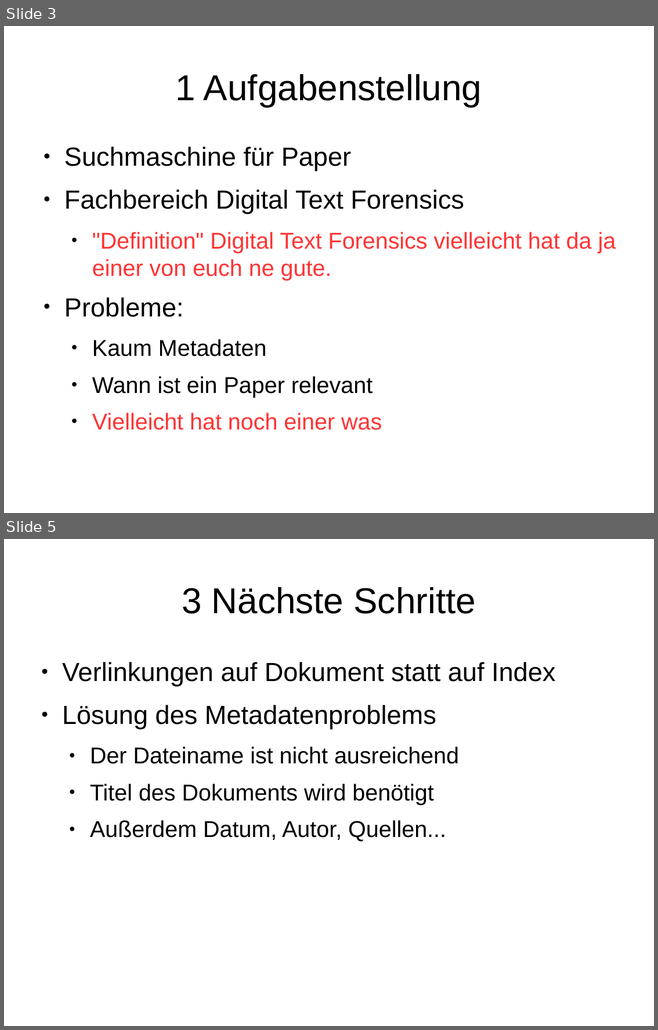
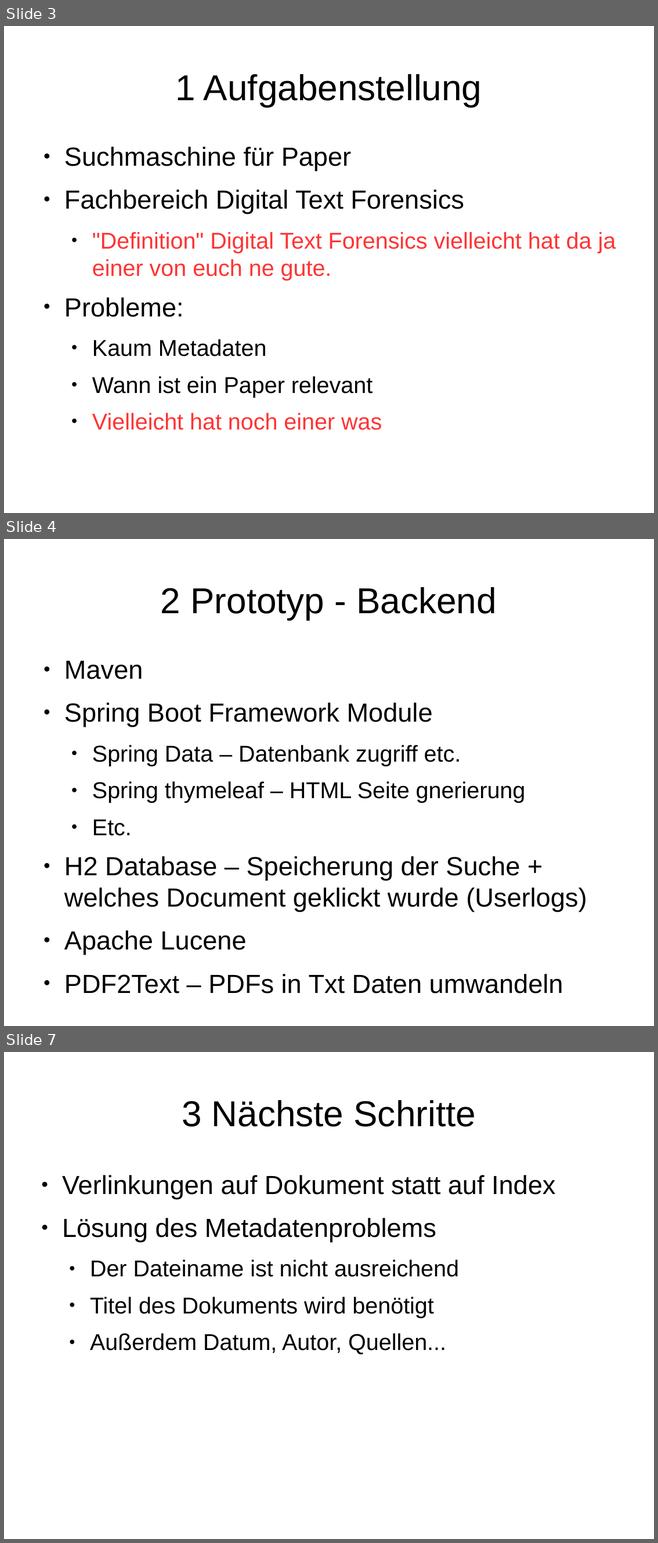
Before and after one commit to 43ndr1k/Digital-Text-Forensics, a slide deck: Zwischenpräsentation/Information Retrieval Zwischenpräsentation.odp. Shown one above the other, each under a label of ours: slides 3 and 5 before the commit, slides 3, 4 and 7 after it; the slides between them are not shown. The pictures are 658x1030 and 658x1543 pixels, drawn with LibreOffice and Linux fonts; fonts in the diff are those of the drawing. Boxes give left, top, right and bottom in pixels: in the first picture for what was removed or moved away, otherwise in the second. Text is boxed around its words. In the diff, an @@ line names an element or a change of style, - is before the commit and + after.

```diff
--- a/Zwischenpräsentation/Information Retrieval Zwischenpräsentation.odp
+++ b/Zwischenpräsentation/Information Retrieval Zwischenpräsentation.odp
@@ slide 4 added at [4, 539, 654, 1026], background #FFFFFF @@
@@ title added at [161, 587, 496, 620], 44 pt, text #000000 @@
+2 Prototyp - Backend
@@ text added at [64, 661, 586, 994], 32 pt, text #000000 @@
+● Maven
+● Spring Boot Framework Module
+  ● Spring Data – Datenbank zugriff etc.
+  ● Spring thymeleaf – HTML Seite gnerierung
+  ● Etc.
+● H2 Database – Speicherung der Suche + welches Document geklickt wurde (Userlogs)
+● Apache Lucene
+● PDF2Text – PDFs in Txt Daten umwandeln
@@ what was slide 5 is now slide 7 @@
```
Also in this commit, not shown: 1 slide changed, 2 other slides added, 1 slide removed.
